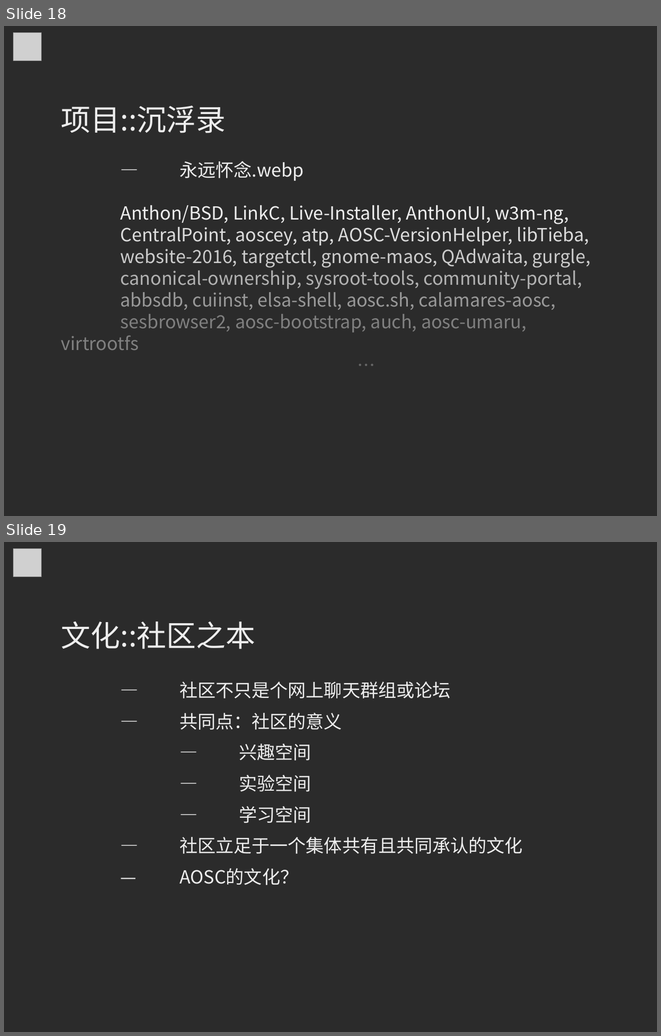
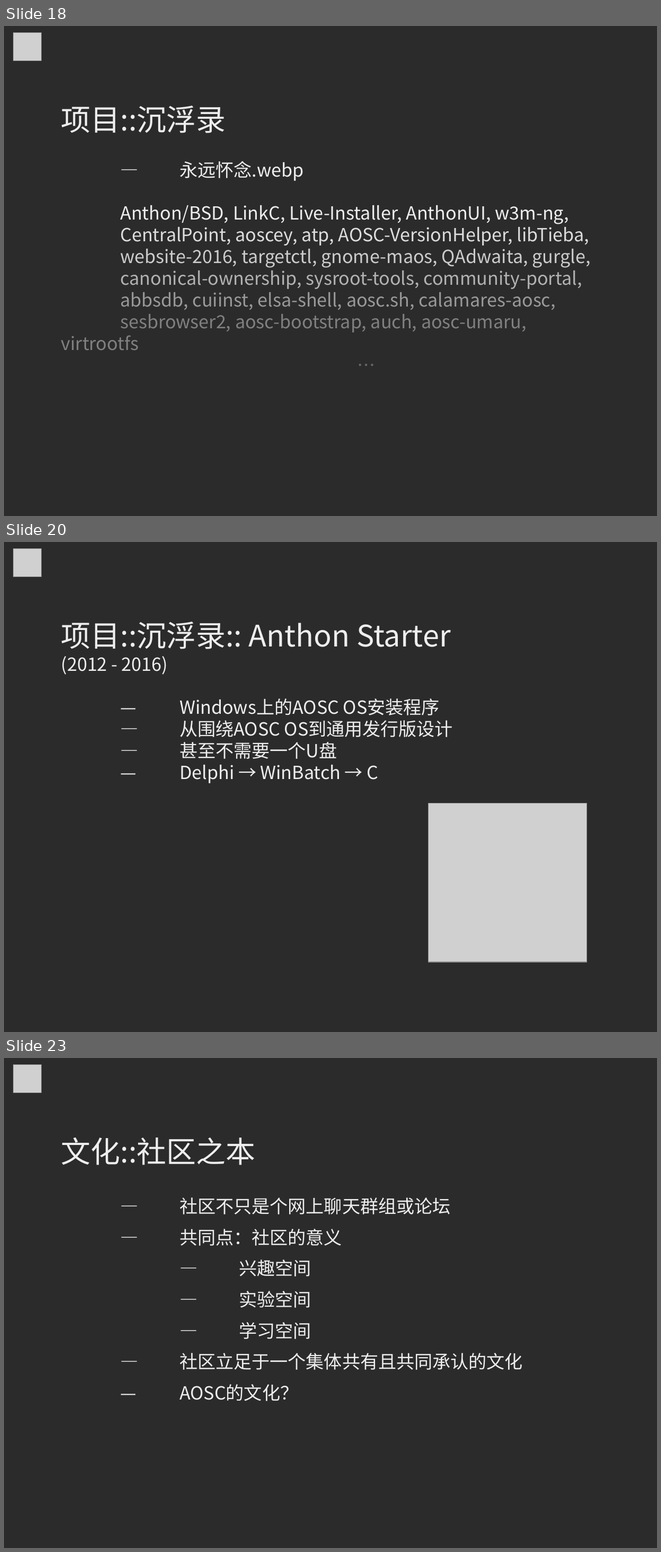
Before and after one commit to MingcongBai/soscon-2018-talk, a slide deck: slide.odp. Shown one above the other, each under a label of ours: slides 18 and 19 before the commit, slides 18, 20 and 23 after it; the slides between them are not shown. The pictures are 661x1036 and 661x1552 pixels, drawn with LibreOffice and Linux fonts; fonts in the diff are those of the drawing; grey boxes stand for pictures; background and template pictures are left out; a plain dark background stands for a picture behind light text. Boxes give left, top, right and bottom in pixels: in the first picture for what was removed or moved away, otherwise in the second. Text is boxed around its words. In the diff, an @@ line names an element or a change of style, - is before the commit and + after.

```diff
--- a/slide.odp
+++ b/slide.odp
@@ slide 20 added at (x1=4, y1=542, x2=657, y2=1032), background picture (left out) @@
@@ picture added at (x1=14, y1=548, x2=41, y2=576) @@
@@ text added at (x1=61, y1=622, x2=453, y2=783), 22 pt, text #EEEEEE @@
+项目::沉浮录:: Anthon Starter
+(2012 - 2016)
+— Windows上的AOSC OS安装程序
+— 从围绕AOSC OS到通用发行版设计
+— 甚至不需要一个U盘
+— Delphi → WinBatch → C
@@ picture added at (x1=429, y1=803, x2=588, y2=962) @@
@@ what was slide 19 is now slide 23 @@
```
Also in this commit, not shown: 1 slide changed, 3 other slides added.
